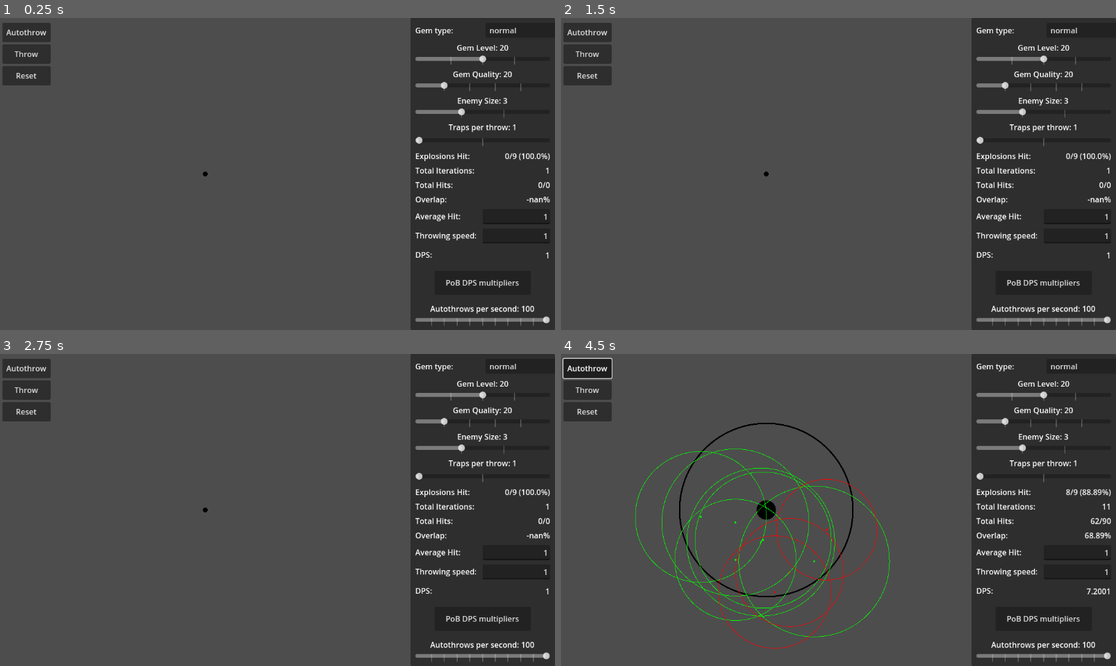
Above: before the commit, frames 1-4 (two rows, left to right).
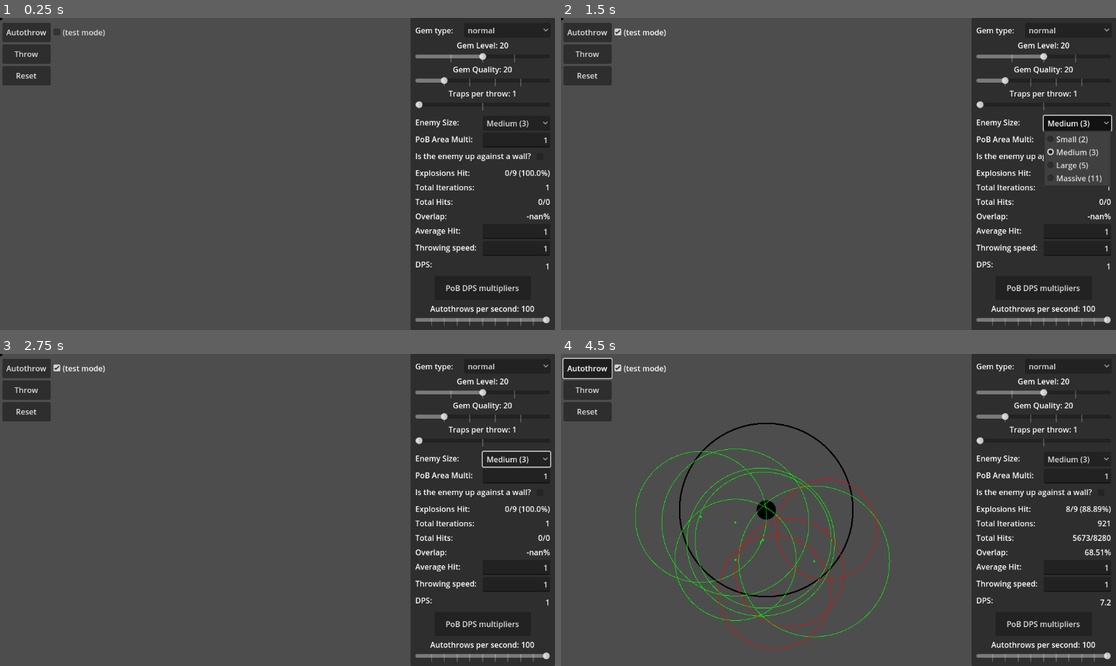
Above: after the commit, the same moments.

Repository: StillProphet/Explosive-Trap-Simulator
Game: Godot game, scene res://simulation.tscn
The game is run twice, just before and just after one commit, with the same random seed, the same clock (stepped at 60 frames per second) and the same inputs.
Inputs (mouse positions are in pixels of both pictures, inside the frame that each line leads up to):
- Up to frame 1 (0.25 s): no input
- Up to frame 2 (1.5 s): click (638, 33) at 0.5 s, where only the run after the commit has a clickable "(test mode)"; click (1077, 124) at 1.25 s, where only the run after the commit has a clickable "Medium (3)"
- Up to frame 3 (2.75 s): click (543, 494) at 2.02 s
- Up to frame 4 (4.5 s): click "normal" at 2.75 s; click "normal" at 3.5 s; click "Autothrow" at 4.25 s

The runs differ from the first frame. In frame 1, 3.5% of the frame differs, in the area x 0-100%, y 0-89%; in frame 2, 4.2%; in frame 3, 3.6%; in frame 4, 3.7%.

Commit message:
add support for wall dps and aoe

Diff:
--- a/Simulation.gd
+++ b/Simulation.gd
@@ -23,15 +23,11 @@
  	[4.0,2.3,9.0], [4.0,2.3,10.0], [4.0,2.3,10.0], [4.0,2.3,10.0], [4.1,2.4,10.0], [4.1,2.4,10.0], [4.1,2.4,10.0], [4.1,2.4,10.0], [4.1,2.4,10.0], [4.1,2.4,10.0]
 	]
 
-
 var shrapnel_new = [[2.4,0.7,3.0],
 	[2.4,0.7,3.0], [2.4,0.7,3.0], [2.5,0.8,3.0], [2.5,0.8,3.0], [2.5,0.8,4.0], [2.6,0.9,4.0], [2.6,0.9,4.0], [2.6,0.9,4.0], [2.7,1.0,5.0], [2.7,1.0,5.0],
 	[2.7,1.0,5.0], [2.8,1.1,5.0], [2.8,1.1,6.0], [2.8,1.1,6.0], [2.9,1.2,6.0], [2.9,1.2,6.0], [2.9,1.2,7.0], [3.0,1.3,7.0], [3.0,1.3,7.0], [3.0,1.3,7.0],
 	[3.1,1.4,8.0], [3.1,1.4,8.0], [3.1,1.4,8.0], [3.2,1.5,8.0], [3.2,1.5,8.0], [3.2,1.5,9.0], [3.3,1.6,9.0], [3.3,1.6,9.0], [3.3,1.6,9.0], [3.4,1.7,9.0],
 	[3.4,1.7,9.0], [3.4,1.7,10.0], [3.4,1.7,10.0], [3.4,1.7,10.0], [3.5,1.8,10.0], [3.5,1.8,10.0], [3.5,1.8,10.0], [3.5,1.8,10.0], [3.5,1.8,10.0], [3.5,1.8,10.0]]
-
-
-
 
 var enemyRadius = 0
 var secondaryRadius = 0
@@ -54,15 +50,19 @@
 var oldtext = ""
 var text = ""
 var dps = 0
-
+var enemySizes = [2, 3, 5, 11]
+var enemySize = 3
 var content = ""
-
+var wallPos = 100
+var aimPos = Vector2(0,0)
 
 
 func _ready():
-	regex.compile("^[0-9]*$")
+	regex.compile("^\\d*\\.?\\d*$")
 	$Stats/AverageHit2.set_text("1")
 	$Stats/Throwspeed2.set_text("1")
+	$Stats/Area2.set_text("1")
+	$Stats/EnemySize2.selected = 1
 
 
 func _process(delta):
@@ -73,17 +73,23 @@
 	else:
 		gemStats = shrapnel_new
 
-	enemyRadius = ($Stats/EnemySize2.value-1) * 10
-	secondaryRadius = gemStats[$Stats/GemLevel2.value][0] * 100
-	tertiaryRadius = gemStats[$Stats/GemLevel2.value][1] * 100
+	enemySize = enemySizes[$Stats/EnemySize2.selected]
+	enemyRadius = (enemySize-1) * 10
+	secondaryRadius = floor(gemStats[$Stats/GemLevel2.value][0] * pow(float($Stats/Area2.get_text()),1/2.0)*10) * 10
+	tertiaryRadius = floor(gemStats[$Stats/GemLevel2.value][1] * pow(float($Stats/Area2.get_text()),1/2.0)*10) * 10
 	smallExplosionNumber = gemStats[$Stats/GemLevel2.value][2] + floor($Stats/GemQuality2.value/10)
 	autothrowSpeed = max(1, $Stats/Autothrow2.value)
-	dps = int($Stats/Throwspeed2.get_text()) * int($Stats/AverageHit2.get_text()) * (smallExplosionNumber * $Stats/TrapsThrown2.value * (float(averageHitPercent)/100)+1)
+	dps = snapped(float($Stats/Throwspeed2.get_text()) * float($Stats/AverageHit2.get_text()) * (smallExplosionNumber * $Stats/TrapsThrown2.value * (float(averageHitPercent)/100)+1),0.1)
+
+	if $Stats/Wall2.button_pressed:
+		wallPos = enemyPos.x + (secondaryRadius + tertiaryRadius) / 2
+	else:
+		wallPos = 1000
 
 	$Stats/GemType.set_text("Gem type:")
 	$Stats/GemLevel.set_text("Gem Level: " + str($Stats/GemLevel2.value))
 	$Stats/GemQuality.set_text("Gem Quality: " + str($Stats/GemQuality2.value))
-	$Stats/EnemySize.set_text("Enemy Size: " + str($Stats/EnemySize2.value))
+	$Stats/EnemySize.set_text("Enemy Size: ")
 	$Stats/TrapsThrown.set_text("Traps per throw: " + str($Stats/TrapsThrown2.value))
 	$Stats/Hits2.set_text(str(hits) + "/" + str(smallExplosionNumber*$Stats/TrapsThrown2.value) + " (" + str(hitsPercent) + "%)")
 	$Stats/TotalIterations2.set_text(str(totalIterations))
@@ -92,6 +98,15 @@
 	$Stats/Autothrow.set_text("Autothrows per second: " + str($Stats/Autothrow2.value))
 	$Stats/DPS2.set_text(str(dps))
 
+	if $Testmode.button_pressed and $Autodraw.button_pressed:
+		quick_test()
+
+	if $Stats/Wall2.button_pressed:
+		aimPos = Vector2(wallPos - 10, enemyPos.y)
+	else:
+		aimPos = enemyPos
+
+
 
 func test():
 	var trapPositions = []
@@ -100,11 +115,11 @@
 	while i < $Stats/TrapsThrown2.value:
 		var validPos = false
 		if $Stats/TrapsThrown2.value == 1:
-			origin = enemyPos
+			origin = aimPos
 		else:
 			while !validPos:
-				origin = enemyPos + Vector2(randf_range(-trapSpread,trapSpread),randf_range(-trapSpread,trapSpread))
-				if origin.distance_to(enemyPos) <= trapSpread:
+				origin = aimPos + Vector2(randf_range(-trapSpread,trapSpread),randf_range(-trapSpread,trapSpread))
+				if origin.distance_to(aimPos) <= trapSpread and origin.x < wallPos-10:
 					if trapPositions.size() > 0:
 						var temp = 0
 						for item in trapPositions:
@@ -120,12 +135,9 @@
 		while j < smallExplosionNumber:
 			var origin2 = Vector2(origin.x + randf_range(-secondaryRadius,secondaryRadius),origin.y + randf_range(-secondaryRadius,secondaryRadius))
 			var radius = floor((tertiaryRadius * randf_range(1-radiusVariance,1+radiusVariance))*10) / 10
-			if origin2.distance_to(origin) <= secondaryRadius:
+			if origin2.distance_to(origin) <= secondaryRadius and origin2.x < wallPos-10:
 				if origin2.distance_to(enemyPos) - enemyRadius + 1 <= radius:
-					color = green
 					hits += 1
-				else:
-					color = red
 				j += 1
 		if hits == smallExplosionNumber * $Stats/TrapsThrown2.value:
 			hitsPercent = "100.0"
@@ -139,7 +151,106 @@
 
 
 
+func quick_test():
+	if totalIterations >= 50000:
+		populate_table()
+	test()
+	test()
+	test()
+	test()
+	test()
+	test()
+	test()
+	test()
+	test()
+	test()
+	test()
+	test()
+	test()
+	test()
+	test()
+	test()
+	test()
+	test()
+	test()
+	test()
+	test()
+	test()
+	test()
+	test()
+	test()
+	test()
+	test()
+	test()
+	test()
+	test()
+	test()
+	test()
+	test()
+	test()
+	test()
+	test()
+	test()
+	test()
+	test()
+	test()
+	test()
+	test()
+	test()
+	test()
+	test()
+	test()
+	test()
+	test()
+	test()
+	test()
+	test()
+	test()
+	test()
+	test()
+	test()
+	test()
+	test()
+	test()
+	test()
+	test()
+	test()
+	test()
+	test()
+	test()
+	test()
+	test()
+	test()
+	test()
+	test()
+	test()
+	test()
+	test()
+	test()
+	test()
+	test()
+	test()
+	test()
+	test()
+	test()
+	test()
+	test()
+	test()
+	test()
+	test()
+	test()
+	test()
+	test()
+	test()
+	test()
+	test()
+	test()
+
+
+
 func _draw():
+	if $Stats/Wall2.button_pressed:
+		draw_line(Vector2(wallPos, enemyPos.y - 350),Vector2(wallPos, enemyPos.y + 350),black,10,false)
 	# draw enemy
 	draw_circle(enemyPos, enemyRadius, black)
 	# draw traps
@@ -149,11 +260,11 @@
 	while i < $Stats/TrapsThrown2.value:
 		var validPos = false
 		if $Stats/TrapsThrown2.value == 1:
-			origin = enemyPos
+			origin = aimPos
 		else:
 			while !validPos:
-				origin = enemyPos + Vector2(randf_range(-trapSpread,trapSpread),randf_range(-trapSpread,trapSpread))
-				if origin.distance_to(enemyPos) <= trapSpread:
+				origin = aimPos + Vector2(randf_range(-trapSpread,trapSpread),randf_range(-trapSpread,trapSpread))
+				if origin.distance_to(aimPos) <= trapSpread and origin.x < wallPos-10:
 					if trapPositions.size() > 0:
 						var temp = 0
 						for item in trapPositions:
@@ -172,7 +283,7 @@
 		while j < smallExplosionNumber:
 			var origin2 = Vector2(origin.x + randf_range(-secondaryRadius,secondaryRadius),origin.y + randf_range(-secondaryRadius,secondaryRadius))
 			var radius = floor((tertiaryRadius * randf_range(1-radiusVariance,1+radiusVariance))*10) / 10
-			if origin2.distance_to(origin) <= secondaryRadius:
+			if origin2.distance_to(origin) <= secondaryRadius and origin2.x < wallPos-10:
 				if origin2.distance_to(enemyPos) - enemyRadius + 1 <= radius:
 					color = green
 					hits += 1
@@ -210,7 +321,6 @@
 
 
 func testAccuracy():
-	var terminated = false
 	var table = FileAccess.open("res://testingaccuracy1.txt", FileAccess.WRITE)
 	content += str(str("%.2f" % snapped(dps, 0.01)) + "\n")
 	table.store_string(content)
@@ -219,7 +329,7 @@
 
 func populate_table():
 	var terminated = false
-	var table = FileAccess.open("res://newshrapnel50000iterations.txt", FileAccess.WRITE)
+	var table = FileAccess.open("newshrapnelWallDPS.txt", FileAccess.WRITE)
 	if $Stats/TrapsThrown2.value == 3:
 		content += str(str("%.2f" % snapped(dps, 0.01)) + "\n")
 	else:
@@ -282,3 +392,13 @@
 func _on_close_statistics_button_up():
 	$Statistics.visible = false
 	get_tree().paused = false
+
+
+func _on_area_2_text_changed(new_text):
+	if regex.search(new_text):
+		text = new_text
+		oldtext = text
+	else:
+		text = oldtext
+	$Stats/Area2.set_text(text)
+	$Stats/Area2.set_caret_column(text.length())
--- a/simulation.tscn
+++ b/simulation.tscn
@@ -33,6 +33,14 @@
 offset_bottom = 140.0
 text = "Reset"
 
+[node name="Testmode" type="CheckBox" parent="."]
+offset_left = 106.0
+offset_top = 14.0
+offset_right = 222.0
+offset_bottom = 45.0
+text = "(test mode)
+"
+
 [node name="Stats" type="Panel" parent="."]
 offset_left = 852.0
 offset_right = 1152.0
@@ -51,9 +59,9 @@
 
 [node name="GemType2" type="OptionButton" parent="Stats"]
 layout_mode = 2
-offset_left = 156.0
+offset_left = 111.0
 offset_top = 10.0
-offset_right = 290.0
+offset_right = 291.0
 offset_bottom = 41.0
 size_flags_horizontal = 8
 size_flags_vertical = 0
@@ -69,18 +77,18 @@
 [node name="GemLevel" type="Label" parent="Stats"]
 layout_mode = 0
 offset_left = 10.0
-offset_top = 50.0
-offset_right = 290.0
-offset_bottom = 75.0
+offset_top = 45.0
+offset_right = 290.0
+offset_bottom = 70.0
 text = "Gem Level: 20"
 horizontal_alignment = 1
 
 [node name="GemLevel2" type="HSlider" parent="Stats"]
 layout_mode = 0
 offset_left = 10.0
-offset_top = 75.0
-offset_right = 290.0
-offset_bottom = 95.0
+offset_top = 70.0
+offset_right = 290.0
+offset_bottom = 90.0
 max_value = 40.0
 value = 20.0
 tick_count = 5
@@ -88,182 +96,223 @@
 [node name="GemQuality" type="Label" parent="Stats"]
 layout_mode = 0
 offset_left = 10.0
-offset_top = 105.0
-offset_right = 290.0
-offset_bottom = 130.0
+offset_top = 95.0
+offset_right = 290.0
+offset_bottom = 120.0
 text = "Gem Level: 20"
 horizontal_alignment = 1
 
 [node name="GemQuality2" type="HSlider" parent="Stats"]
 layout_mode = 0
 offset_left = 10.0
-offset_top = 130.0
-offset_right = 290.0
-offset_bottom = 150.0
+offset_top = 120.0
+offset_right = 290.0
+offset_bottom = 140.0
 step = 10.0
 value = 20.0
 tick_count = 6
 
-[node name="EnemySize" type="Label" parent="Stats"]
-layout_mode = 0
-offset_left = 10.0
-offset_top = 160.0
-offset_right = 290.0
-offset_bottom = 185.0
-text = "Enemy Size: 3"
-horizontal_alignment = 1
-
-[node name="EnemySize2" type="HSlider" parent="Stats"]
-layout_mode = 0
-offset_left = 10.0
-offset_top = 185.0
-offset_right = 290.0
-offset_bottom = 205.0
-min_value = 2.0
-max_value = 5.0
-value = 3.0
-tick_count = 4
-
 [node name="TrapsThrown" type="Label" parent="Stats"]
 layout_mode = 0
 offset_left = 10.0
-offset_top = 215.0
-offset_right = 290.0
-offset_bottom = 240.0
+offset_top = 145.0
+offset_right = 290.0
+offset_bottom = 170.0
 text = "Traps thrown: 1"
 horizontal_alignment = 1
 
 [node name="TrapsThrown2" type="HSlider" parent="Stats"]
 layout_mode = 0
 offset_left = 10.0
-offset_top = 244.0
-offset_right = 290.0
-offset_bottom = 264.0
+offset_top = 170.0
+offset_right = 290.0
+offset_bottom = 190.0
 min_value = 1.0
 max_value = 3.0
 value = 1.0
 tick_count = 3
 
-[node name="Hits" type="Label" parent="Stats"]
-layout_mode = 0
-offset_left = 10.0
-offset_top = 275.0
+[node name="EnemySize" type="Label" parent="Stats"]
+layout_mode = 0
+offset_left = 10.0
+offset_top = 205.0
+offset_right = 152.0
+offset_bottom = 230.0
+text = "Enemy Size:"
+
+[node name="EnemySize2" type="OptionButton" parent="Stats"]
+layout_mode = 2
+offset_left = 150.0
+offset_top = 203.0
+offset_right = 290.0
+offset_bottom = 234.0
+size_flags_horizontal = 8
+size_flags_vertical = 0
+item_count = 4
+selected = 0
+popup/item_0/text = "Small (2)"
+popup/item_0/id = 0
+popup/item_1/text = "Medium (3)"
+popup/item_1/id = 1
+popup/item_2/text = "Large (5)"
+popup/item_2/id = 2
+popup/item_3/text = "Massive (11)"
+popup/item_3/id = 3
+
+[node name="Area" type="Label" parent="Stats"]
+layout_mode = 0
+offset_left = 10.0
+offset_top = 240.0
 offset_right = 150.0
-offset_bottom = 300.0
-text = "Explosions Hit:"
-
-[node name="Hits2" type="Label" parent="Stats"]
+offset_bottom = 265.0
+text = "PoB Area Multi:"
+
+[node name="Area2" type="LineEdit" parent="Stats"]
 layout_mode = 0
 offset_left = 150.0
-offset_top = 275.0
-offset_right = 290.0
-offset_bottom = 300.0
-text = "6/9 (66.66%)"
-horizontal_alignment = 2
-
-[node name="TotalIterations" type="Label" parent="Stats"]
-layout_mode = 0
-offset_left = 10.0
-offset_top = 305.0
-offset_right = 150.0
-offset_bottom = 330.0
-text = "Total Iterations: "
-
-[node name="TotalIterations2" type="Label" parent="Stats"]
-layout_mode = 0
-offset_left = 150.0
-offset_top = 305.0
-offset_right = 290.0
-offset_bottom = 330.0
-text = "42"
-horizontal_alignment = 2
-
-[node name="TotalHits" type="Label" parent="Stats"]
-layout_mode = 0
-offset_left = 10.0
-offset_top = 335.0
-offset_right = 150.0
-offset_bottom = 360.0
-text = "Total Hits:"
-
-[node name="TotalHits2" type="Label" parent="Stats"]
-layout_mode = 0
-offset_left = 150.0
-offset_top = 335.0
-offset_right = 290.0
-offset_bottom = 360.0
-text = "234/312"
-horizontal_alignment = 2
-
-[node name="TotalHitPercentage" type="Label" parent="Stats"]
-layout_mode = 0
-offset_left = 10.0
-offset_top = 365.0
-offset_right = 150.0
-offset_bottom = 390.0
-text = "Overlap:"
-
-[node name="TotalHitPercentage2" type="Label" parent="Stats"]
-layout_mode = 0
-offset_left = 150.0
-offset_top = 365.0
-offset_right = 290.0
-offset_bottom = 390.0
-text = "67.26%"
-horizontal_alignment = 2
-
-[node name="AverageHit" type="Label" parent="Stats"]
-layout_mode = 0
-offset_left = 10.0
-offset_top = 400.0
-offset_right = 150.0
-offset_bottom = 425.0
-text = "Average Hit:"
-
-[node name="AverageHit2" type="LineEdit" parent="Stats"]
-layout_mode = 0
-offset_left = 150.0
-offset_top = 397.0
-offset_right = 290.0
-offset_bottom = 428.0
+offset_top = 238.0
+offset_right = 290.0
+offset_bottom = 269.0
 alignment = 2
 context_menu_enabled = false
 virtual_keyboard_enabled = false
 caret_blink = true
 
-[node name="Throwspeed" type="Label" parent="Stats"]
-layout_mode = 0
-offset_left = 10.0
-offset_top = 440.0
+[node name="Wall" type="Label" parent="Stats"]
+layout_mode = 0
+offset_left = 10.0
+offset_top = 275.0
+offset_right = 250.0
+offset_bottom = 300.0
+text = "Is the enemy up against a wall?"
+
+[node name="Wall2" type="CheckBox" parent="Stats"]
+layout_mode = 0
+offset_left = 257.0
+offset_top = 274.0
+offset_right = 286.0
+offset_bottom = 303.0
+
+[node name="Hits" type="Label" parent="Stats"]
+layout_mode = 0
+offset_left = 10.0
+offset_top = 310.0
 offset_right = 150.0
-offset_bottom = 465.0
-text = "Throwing speed:"
-
-[node name="Throwspeed2" type="LineEdit" parent="Stats"]
+offset_bottom = 335.0
+text = "Explosions Hit:"
+
+[node name="Hits2" type="Label" parent="Stats"]
 layout_mode = 0
 offset_left = 150.0
-offset_top = 437.0
-offset_right = 290.0
-offset_bottom = 468.0
+offset_top = 310.0
+offset_right = 290.0
+offset_bottom = 335.0
+text = "6/9 (66.66%)"
+horizontal_alignment = 2
+
+[node name="TotalIterations" type="Label" parent="Stats"]
+layout_mode = 0
+offset_left = 10.0
+offset_top = 340.0
+offset_right = 150.0
+offset_bottom = 365.0
+text = "Total Iterations: "
+
+[node name="TotalIterations2" type="Label" parent="Stats"]
+layout_mode = 0
+offset_left = 150.0
+offset_top = 340.0
+offset_right = 290.0
+offset_bottom = 365.0
+text = "42"
+horizontal_alignment = 2
+
+[node name="TotalHits" type="Label" parent="Stats"]
+layout_mode = 0
+offset_left = 10.0
+offset_top = 370.0
+offset_right = 150.0
+offset_bottom = 395.0
+text = "Total Hits:"
+
+[node name="TotalHits2" type="Label" parent="Stats"]
+layout_mode = 0
+offset_left = 150.0
+offset_top = 370.0
+offset_right = 290.0
+offset_bottom = 395.0
+text = "234/312"
+horizontal_alignment = 2
+
+[node name="TotalHitPercentage" type="Label" parent="Stats"]
+layout_mode = 0
+offset_left = 10.0
+offset_top = 400.0
+offset_right = 150.0
+offset_bottom = 425.0
+text = "Overlap:"
+
+[node name="TotalHitPercentage2" type="Label" parent="Stats"]
+layout_mode = 0
+offset_left = 150.0
+offset_top = 400.0
+offset_right = 290.0
+offset_bottom = 425.0
+text = "67.26%"
+horizontal_alignment = 2
+
+[node name="AverageHit" type="Label" parent="Stats"]
+layout_mode = 0
+offset_left = 10.0
+offset_top = 430.0
+offset_right = 150.0
+offset_bottom = 455.0
+text = "Average Hit:"
+
+[node name="AverageHit2" type="LineEdit" parent="Stats"]
+layout_mode = 0
+offset_left = 150.0
+offset_top = 428.0
+offset_right = 290.0
+offset_bottom = 459.0
 alignment = 2
 context_menu_enabled = false
 virtual_keyboard_enabled = false
+caret_blink = true
+
+[node name="Throwspeed" type="Label" parent="Stats"]
+layout_mode = 0
+offset_left = 10.0
+offset_top = 465.0
+offset_right = 150.0
+offset_bottom = 490.0
+text = "Throwing speed:"
+
+[node name="Throwspeed2" type="LineEdit" parent="Stats"]
+layout_mode = 0
+offset_left = 150.0
+offset_top = 463.0
+offset_right = 290.0
+offset_bottom = 494.0
+alignment = 2
+context_menu_enabled = false
+virtual_keyboard_enabled = false
 
 [node name="DPS" type="Label" parent="Stats"]
 layout_mode = 0
 offset_left = 10.0
-offset_top = 480.0
+offset_top = 500.0
 offset_right = 150.0
-offset_bottom = 505.0
+offset_bottom = 525.0
 text = "DPS:
 "
 
 [node name="DPS2" type="Label" parent="Stats"]
 layout_mode = 0
 offset_left = 150.0
-offset_top = 477.0
-offset_right = 290.0
-offset_bottom = 508.0
+offset_top = 500.0
+offset_right = 290.0
+offset_bottom = 531.0
 text = "10000000"
 horizontal_alignment = 2
 vertical_alignment = 1
@@ -289,9 +338,9 @@
 [node name="Statistics" type="Button" parent="Stats"]
 layout_mode = 0
 offset_left = 50.0
-offset_top = 525.0
+offset_top = 536.0
 offset_right = 250.0
-offset_bottom = 575.0
+offset_bottom = 586.0
 text = "PoB DPS multipliers"
 
 [node name="Statistics" type="Panel" parent="."]
@@ -1045,6 +1094,7 @@
 [connection signal="toggled" from="Autodraw" to="." method="_on_button_2_toggled"]
 [connection signal="button_up" from="Draw" to="." method="_on_button_button_up"]
 [connection signal="button_up" from="Reset" to="." method="_on_reset_button_up"]
+[connection signal="text_changed" from="Stats/Area2" to="." method="_on_area_2_text_changed"]
 [connection signal="text_changed" from="Stats/AverageHit2" to="." method="_on_average_hit_2_text_changed"]
 [connection signal="text_changed" from="Stats/Throwspeed2" to="." method="_on_throwspeed_2_text_changed"]
 [connection signal="button_up" from="Stats/Statistics" to="." method="_on_statistics_button_up"]
Not shown, added: newshrapnelWallDPS.txt
Not shown, added: normal50000iterations.txt
Not shown, added: normalWallDPS.txt
